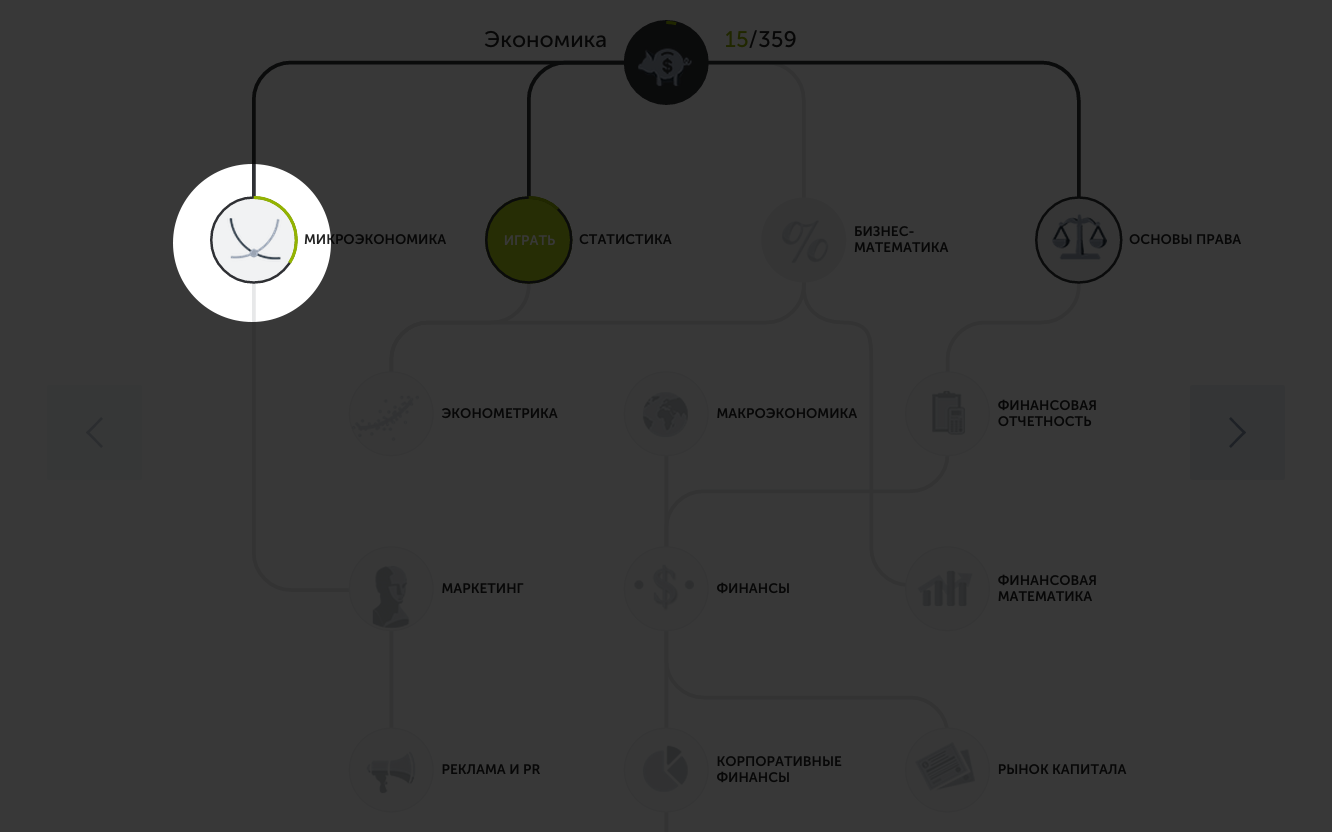
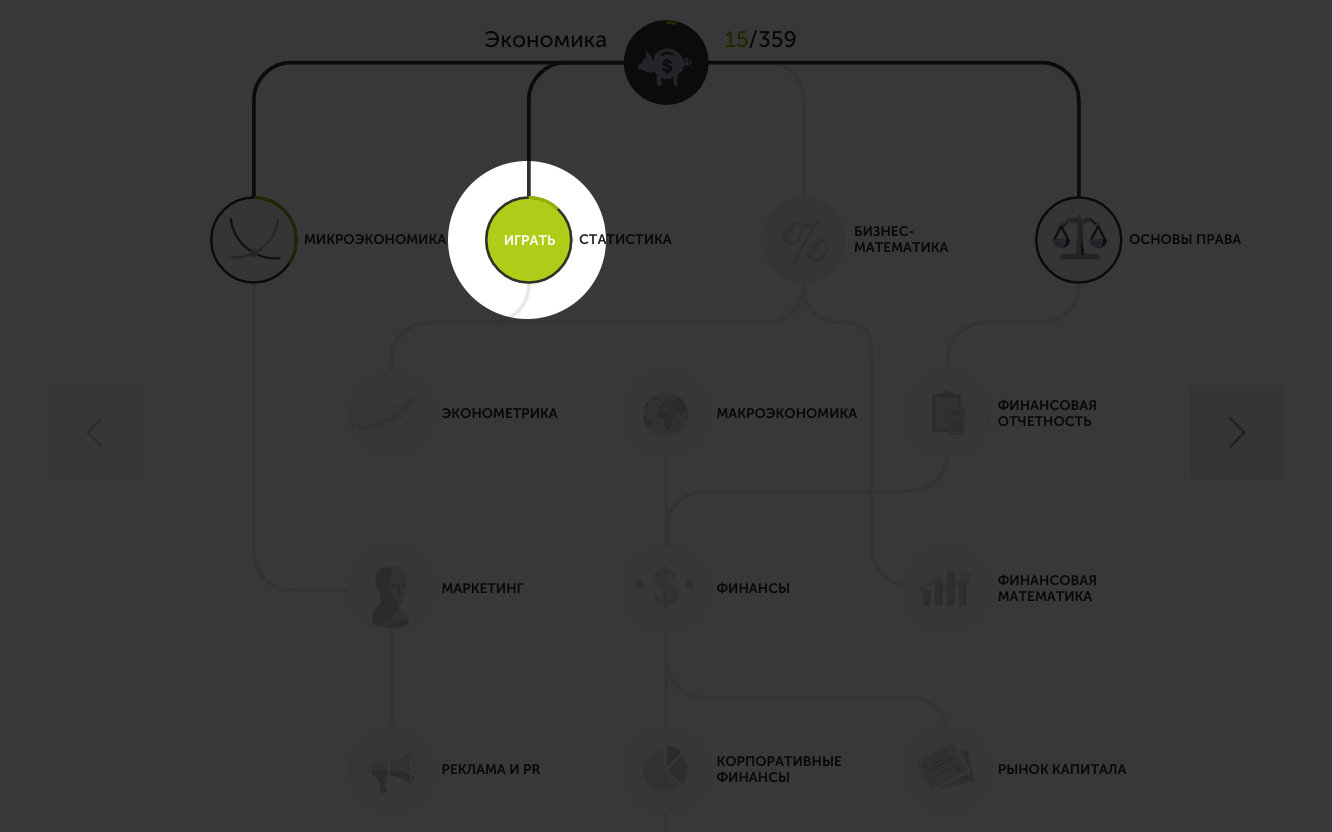
Layers edited between the first and the second 1332×832 image:
painted on "Layer 1" over [173, 161, 606, 322]
